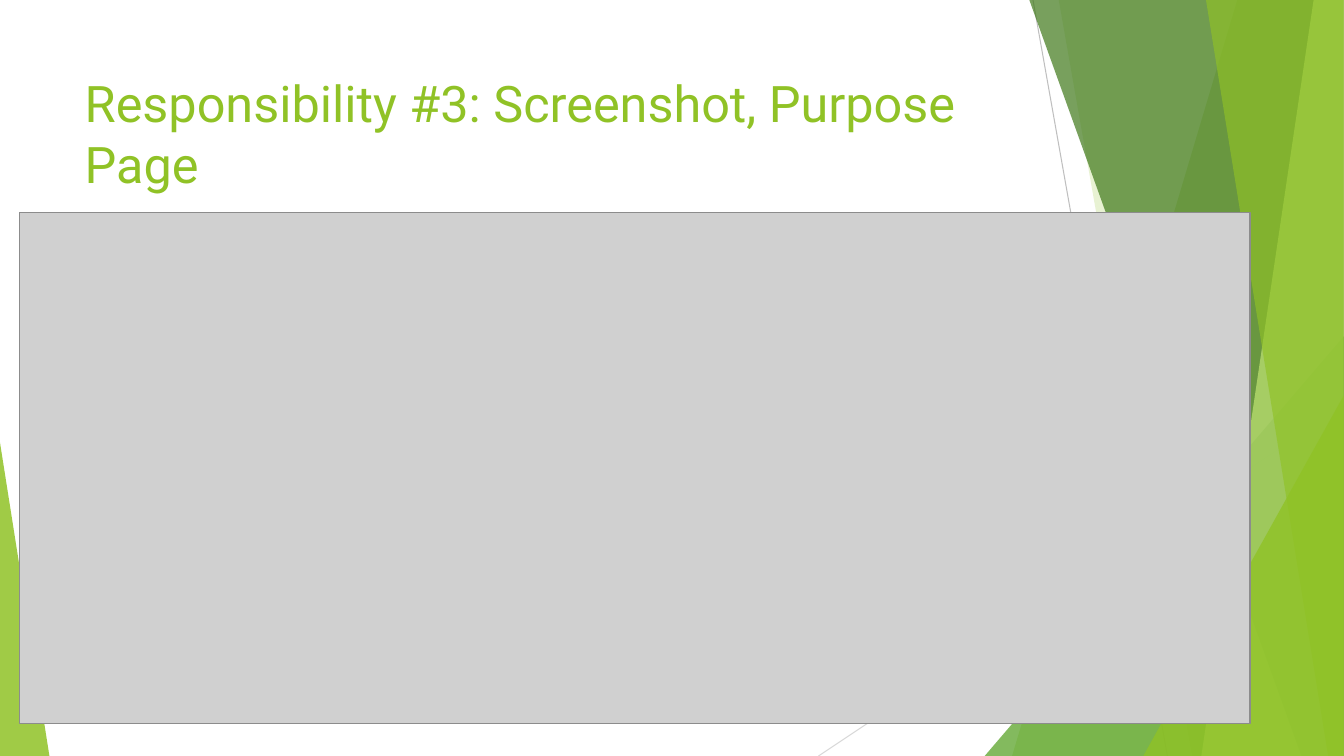
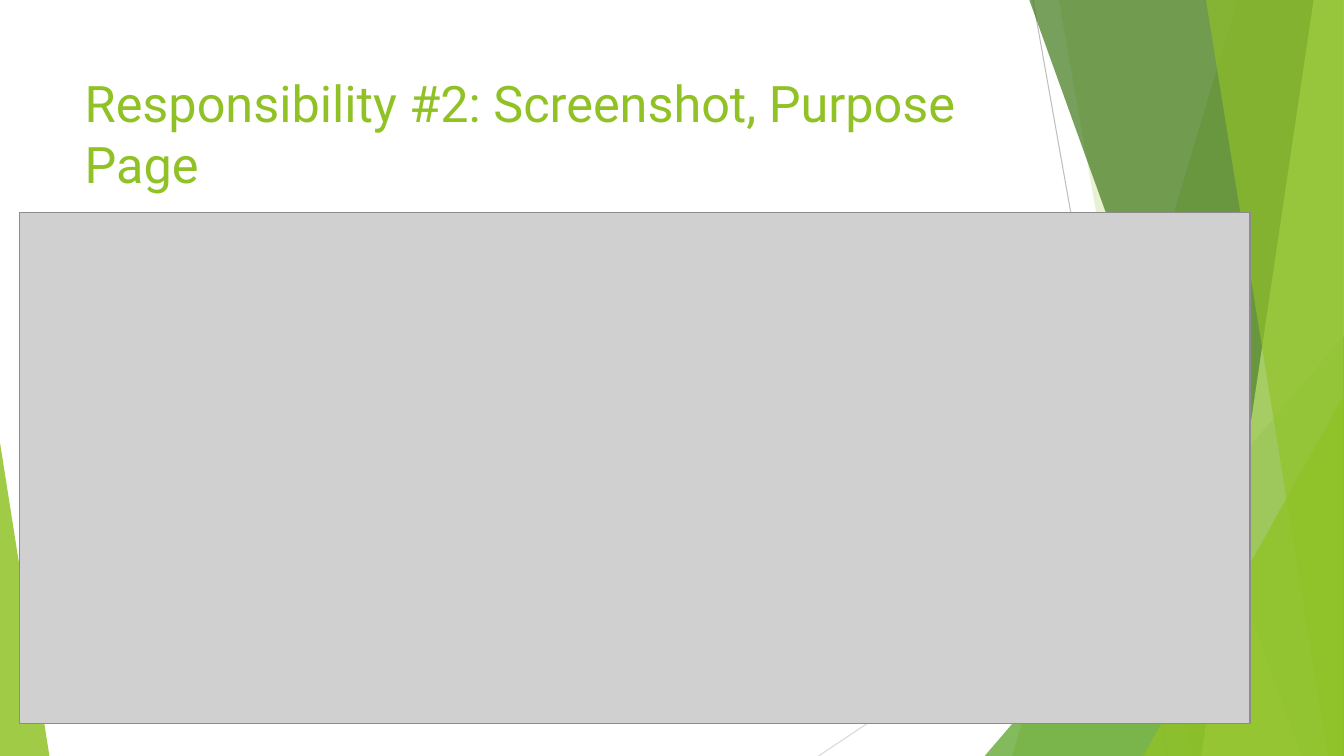
Before and after one commit to AlexDCraig/senior-capstone-project, a slide deck: slide 13 of progressReportWinterTerm/SlidesForAlex.pptx. Drawn at 1344x756 pixels with LibreOffice and Linux fonts; fonts in the diff are those of the drawing; grey boxes stand for pictures. Boxes give left, top, right and bottom in pixels: in the first picture for what was removed or moved away, otherwise in the second. Text is boxed around its words. In the diff, an @@ line names an element or a change of style, - is before the commit and + after.

```diff
--- a/progressReportWinterTerm/SlidesForAlex.pptx
+++ b/progressReportWinterTerm/SlidesForAlex.pptx
@@ title at (85,84,955,194): text changed @@
-Responsibility #3: Screenshot, Purpose Page
+Responsibility #2: Screenshot, Purpose Page
```
Also in this commit, not shown: 1 other slide changed.
